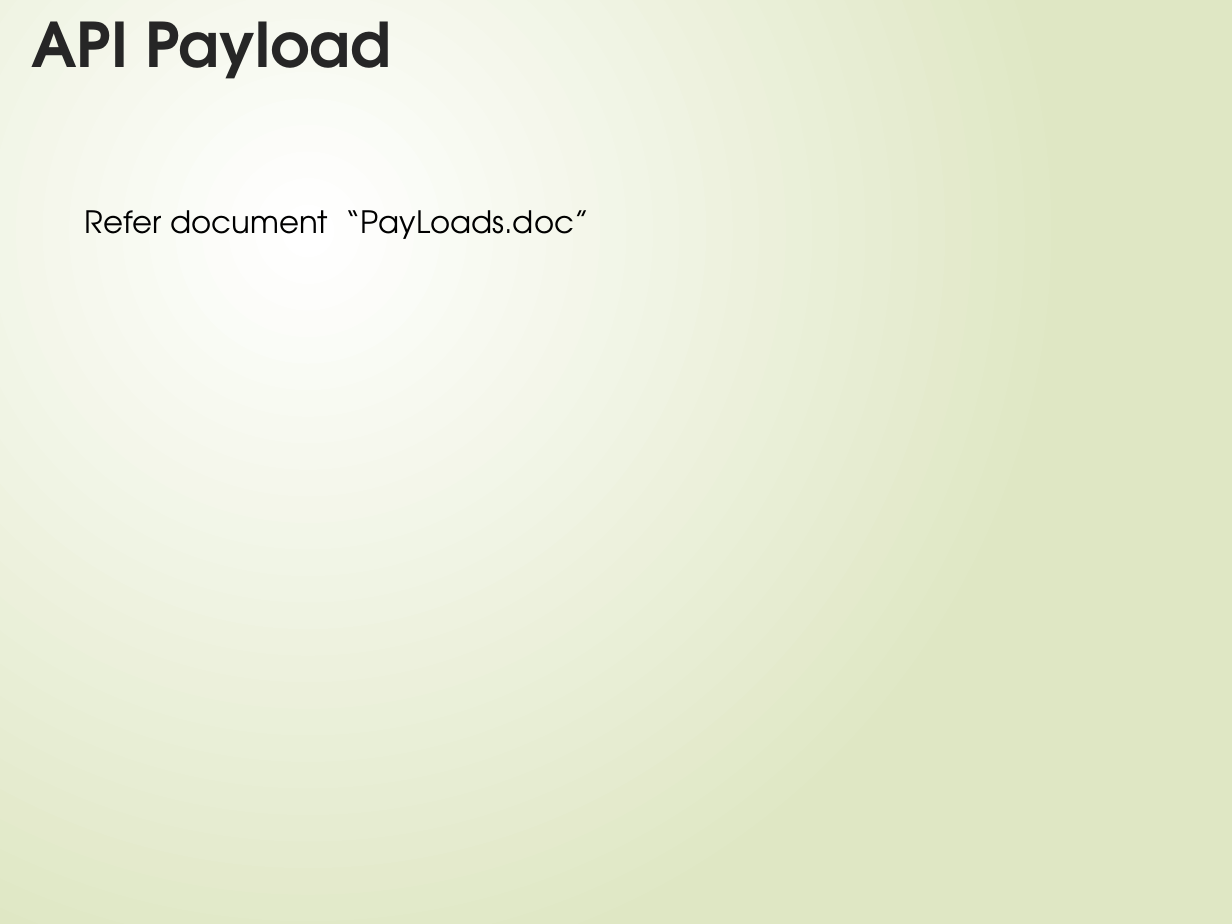
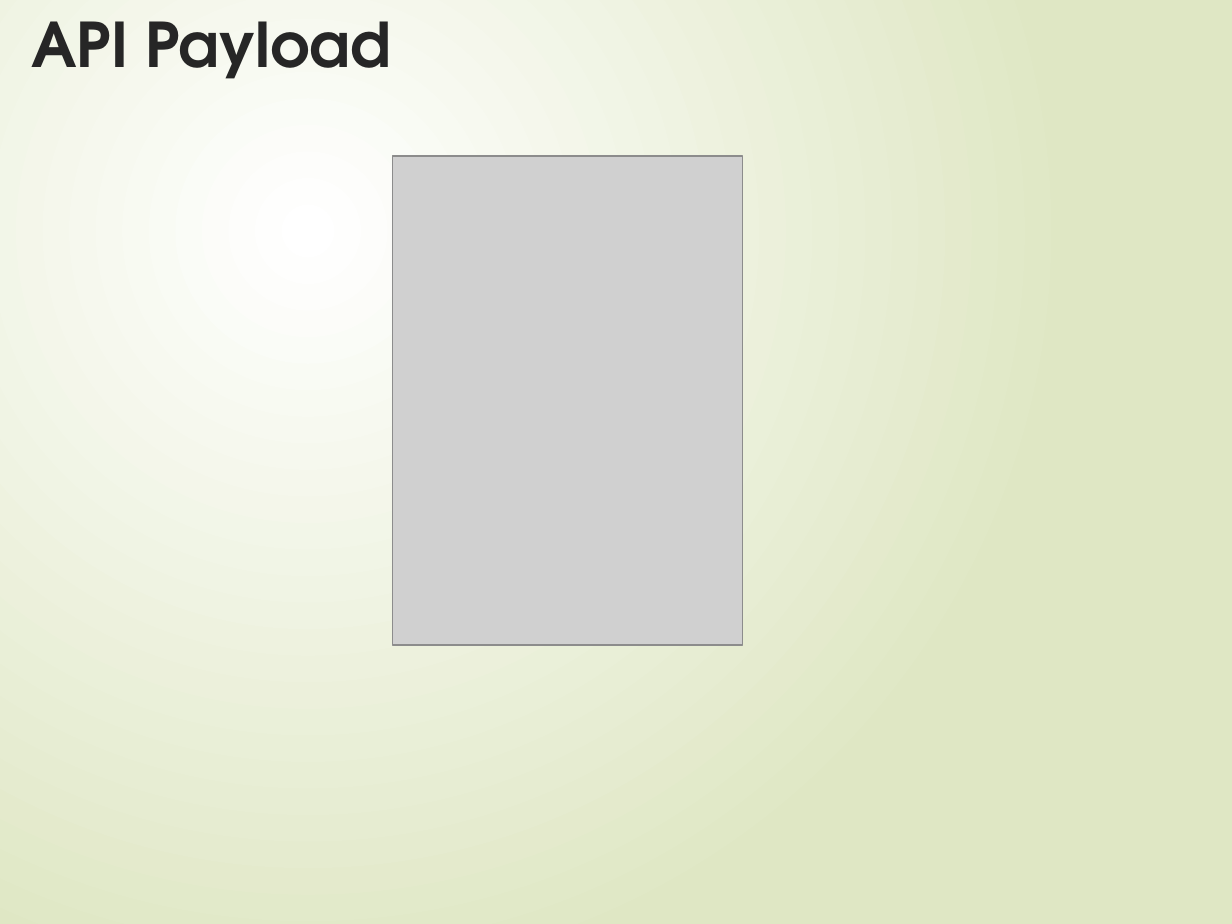
Before and after one commit to smitagarg1/Taxi-Agg_Final-Submission, a slide deck: slide 12 of GLTaxiAgg-BookingandTrackingSystem.pptx. Drawn at 1232x924 pixels with LibreOffice and Linux fonts; fonts in the diff are those of the drawing; grey boxes stand for pictures. Boxes give left, top, right and bottom in pixels: in the first picture for what was removed or moved away, otherwise in the second. Text is boxed around its words. In the diff, an @@ line names an element or a change of style, - is before the commit and + after.

```diff
--- a/GLTaxiAgg-BookingandTrackingSystem.pptx
+++ b/GLTaxiAgg-BookingandTrackingSystem.pptx
@@ picture added at box(392, 156, 742, 646) @@
@@ text removed at box(85, 210, 589, 239) @@
-Refer document “PayLoads.doc”
```
Also in this commit, not shown: 3 other slides changed.
